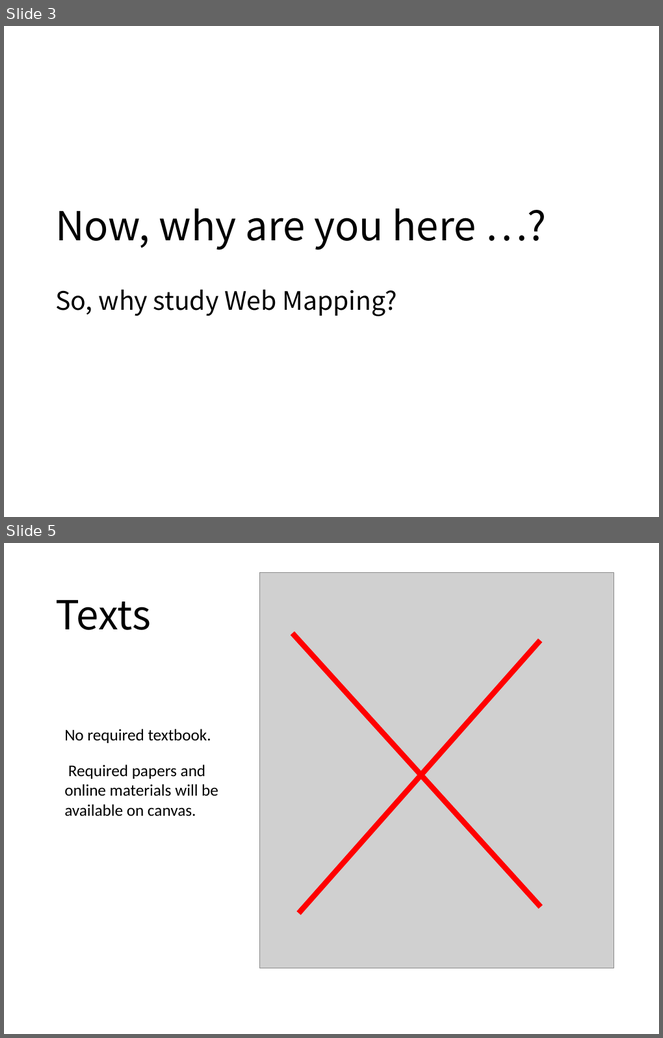
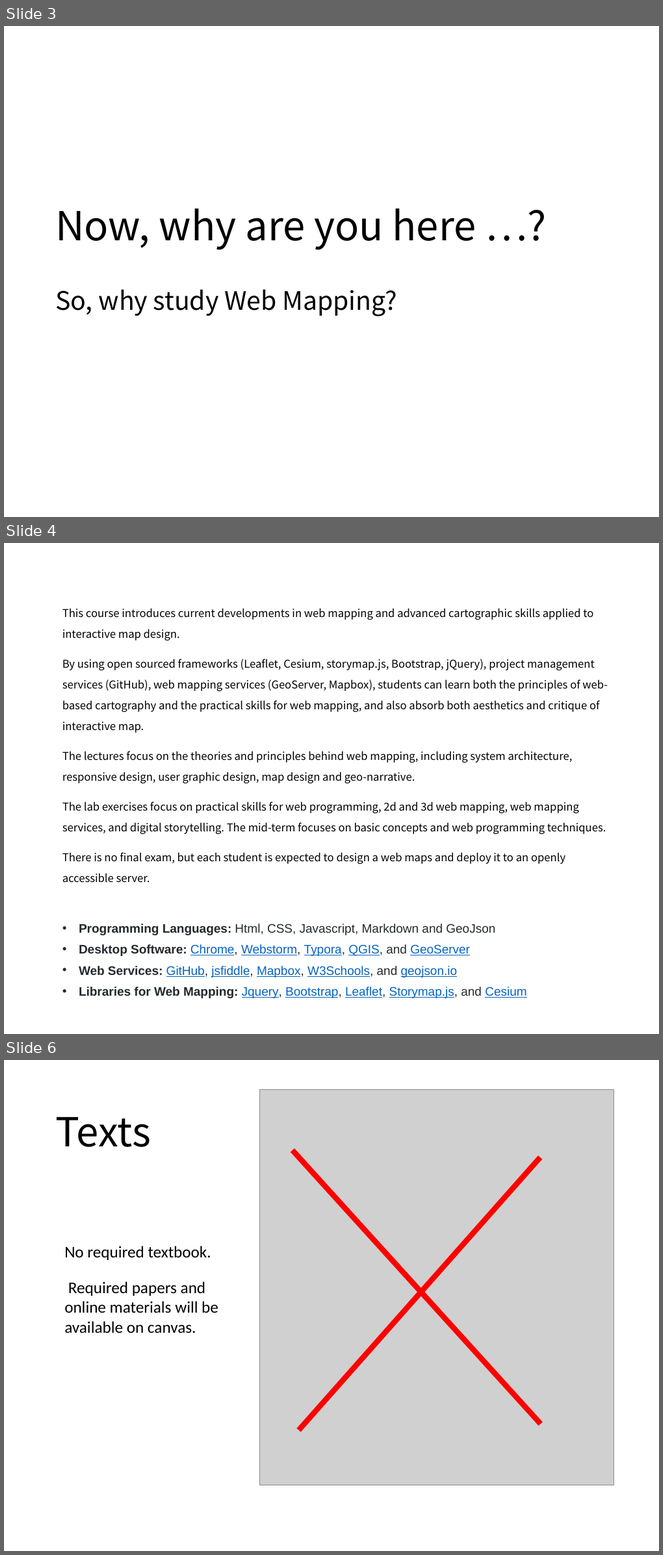
Before and after one commit to jakobzhao/geog371, a slide deck: lectures/lec01/lec01.pptx. Shown one above the other, each under a label of ours: slides 3 and 5 before the commit, slides 3, 4 and 6 after it; the slides between them are not shown. The pictures are 663x1038 and 663x1555 pixels, drawn with LibreOffice and Linux fonts; fonts in the diff are those of the drawing; grey boxes stand for pictures. Boxes give left, top, right and bottom in pixels: in the first picture for what was removed or moved away, otherwise in the second. Text is boxed around its words. In the diff, an @@ line names an element or a change of style, - is before the commit and + after.

```diff
--- a/lectures/lec01/lec01.pptx
+++ b/lectures/lec01/lec01.pptx
@@ slide 4 added at (x1=4, y1=543, x2=659, y2=1034), background #FFFFFF @@
@@ text added at (x1=62, y1=608, x2=608, y2=999), 11.9 pt, text #000000 @@
+This course introduces current developments in web mapping and advanced cartographic skills applied to interactive map design.
+By using open sourced frameworks (Leaflet, Cesium, storymap.js, Bootstrap, jQuery), project management services (GitHub), web mapping services (GeoServer, Mapbox), students can learn both the principles of web-based cartography and the practical skills for web mapping, and also absorb both aesthetics and critique of interactive map.
+The lectures focus on the theories and principles behind web mapping, including system architecture, responsive design, user graphic design, map design and geo-narrative.
+The lab exercises focus on practical skills for web programming, 2d and 3d web mapping, web mapping services, and digital storytelling. The mid-term focuses on basic concepts and web programming techniques.
+There is no final exam, but each student is expected to design a web maps and deploy it to an openly accessible server.
+• Programming Languages: Html, CSS, Javascript, Markdown and GeoJson
+• Desktop Software: Chrome, Webstorm, Typora, QGIS, and GeoServer
+• Web Services: GitHub, jsfiddle, Mapbox, W3Schools, and geojson.io
+• Libraries for Web Mapping: Jquery, Bootstrap, Leaflet, Storymap.js, and Cesium
@@ what was slide 5 is now slide 6 @@
```
Also in this commit, not shown: 1 slide changed, 2 other files.
